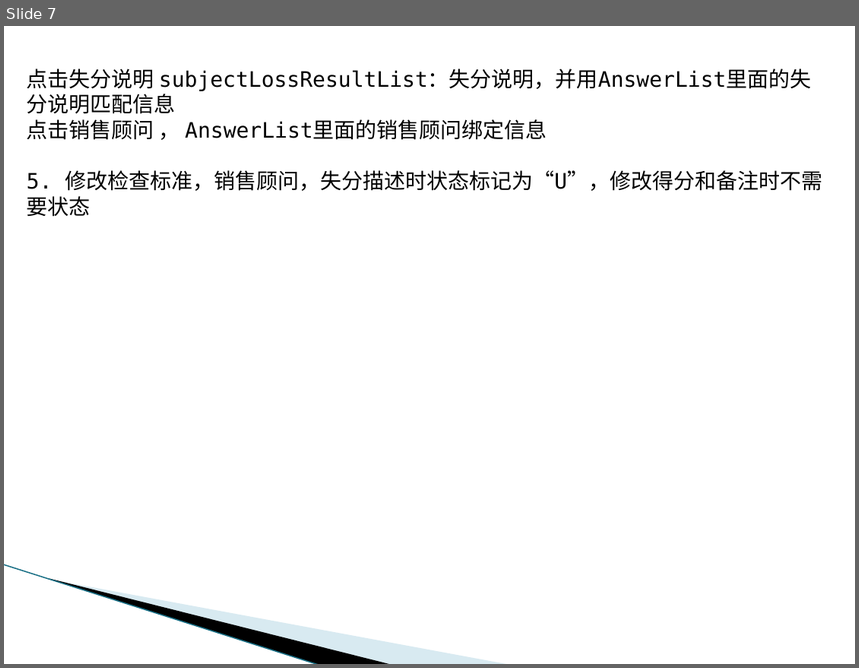
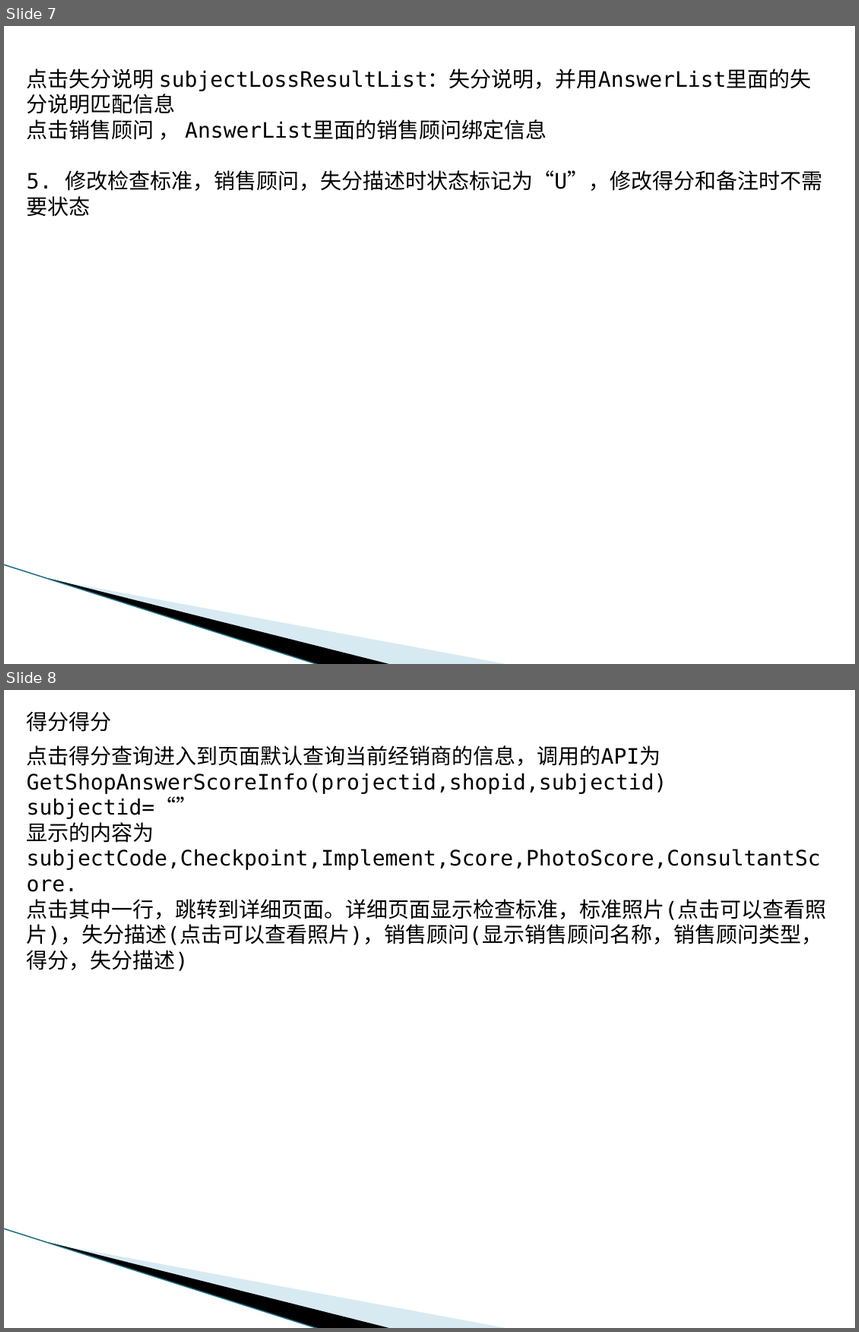
Before and after one commit to Yrtech-Tony/com.yrtech.SurveyAPI, a slide deck: Doc/UI说明.pptx. Shown one above the other, each under a label of ours: slide 7 before the commit, slides 7 and 8 after it. The pictures are 859x668 and 859x1332 pixels, drawn with LibreOffice and Linux fonts; fonts in the diff are those of the drawing; background and template pictures are left out. Boxes give left, top, right and bottom in pixels: in the first picture for what was removed or moved away, otherwise in the second. Text is boxed around its words. In the diff, an @@ line names an element or a change of style, - is before the commit and + after.

Commit message:
修改了UI

```diff
--- a/Doc/UI说明.pptx
+++ b/Doc/UI说明.pptx
@@ slide 8 added at box(4, 690, 855, 1328), background #FFFFFF; not listed: 3 template elements that a slide beside it also shows @@
@@ text added at box(27, 711, 112, 732), 18 pt, text #000000 @@
+得分得分
@@ text added at box(27, 745, 827, 971), 18 pt, text #000000 @@
+点击得分查询进入到页面默认查询当前经销商的信息，调用的API为GetShopAnswerScoreInfo(projectid,shopid,subjectid) subjectid=“”
+显示的内容为subjectCode,Checkpoint,Implement,Score,PhotoScore,ConsultantScore.
+点击其中一行，跳转到详细页面。详细页面显示检查标准，标准照片(点击可以查看照片)，失分描述(点击可以查看照片)，销售顾问(显示销售顾问名称，销售顾问类型，得分，失分描述)
```
